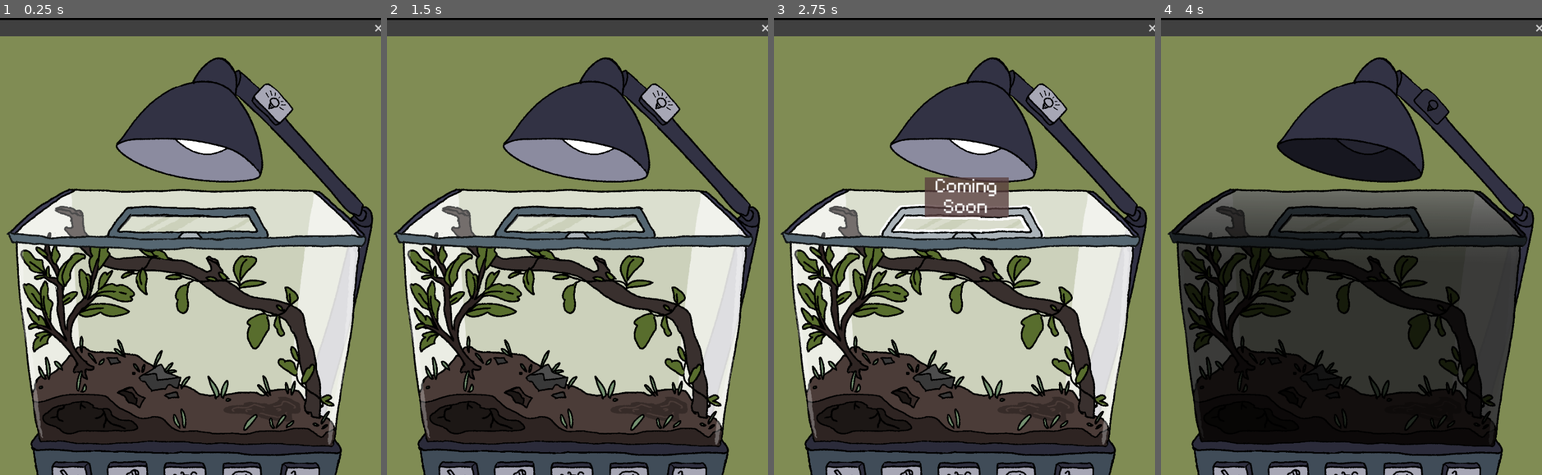
Above: before the commit, frames 1-4 (left to right).
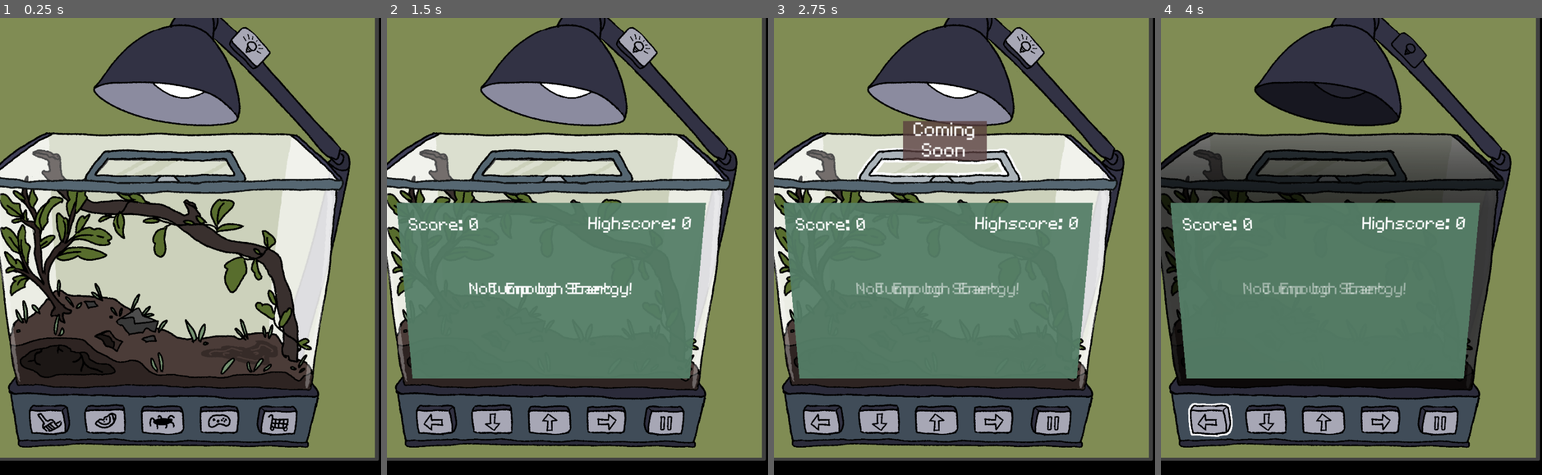
Above: after the commit, the same moments.

Repository: kayillustrations/Insectapet
Game: Godot game, scene res://windows/desktop.tscn
Same seed, same stepped clock (60 frames per second), same inputs: the game is played once before the commit and once after it. This scene is started directly instead of the project's main scene. The engine's default icon, where the game draws it, is replaced by a stand-in: a white triangle on a blue panel in a dark square.
Inputs (mouse positions are in pixels of both pictures, inside the frame that each line leads up to; where the layout moved, square brackets give the same spot in the first picture):
- Up to frame 1 (0.25 s): no input
- Up to frame 2 (1.5 s): click (493, 420) at 0.52 s; click (607, 420) at 1.27 s
- Up to frame 3 (2.75 s): click (941, 136) [964, 196] at 2 s
- Up to frame 4 (4 s): click (1412, 49) [1435, 104] at 2.75 s; click (1210, 420) at 3.52 s

The runs differ from the first frame. In frame 1, 69% of the frame differs, in the area x 0-100%, y 0-100%; in frame 2, 76%; in frame 3, 76%; in frame 4, 75%.
Error before the commit: Cannot call method 'find_parent' on a null value. (res://windows/window_base.gd:33)
Error after the commit: Invalid call. Nonexistent function 'Activated' in base 'Nil'. (res://ui/game_inputs.gd:36)

Commit message:
oof debugging

Diff:
--- a/_autoload/exports.gd
+++ b/_autoload/exports.gd
@@ -33,11 +33,13 @@
 	GameManager.EditStat("Happiness",1)
 
 func _on_hunger_timeout() -> void:
+	if GameManager.isPaused: return
 	if GameManager.habitat_stats["hasFood"] && GameManager.current_stats["Stage"] != 0:
 		GameManager.EditStat("Hunger",-5)
 	else: GameManager.EditStat("Hunger",3)
 
 func _on_energy_timeout() -> void:
+	if GameManager.isPaused: return
 	if GameManager.habitat_stats["isLampOn"] == true:
 		if GameManager.current_stats["Hunger"] < 25:
 			GameManager.EditStat("Energy",2)
@@ -46,14 +48,17 @@
 	pass # Replace with function body.
 
 func _on_cleanliness_timeout() -> void:
+	if GameManager.isPaused: return
 	GameManager.EditHabitat("Cleanliness", 1)
 	pass # Replace with function body.
 
 func _on_hydration_timeout() -> void:
+	if GameManager.isPaused: return
 	GameManager.EditHabitat("Hydration", 1)
 	pass # Replace with function body.
 
 func _on_life_span_timeout() -> void:
+	if GameManager.isPaused: return
 	if GameManager.current_stats["Stage"] == 3: return
 	GameManager.EditStat("XP",-5)
 	LifeSpanTimer()
--- a/determine_type.gd
+++ b/determine_type.gd
@@ -14,8 +14,8 @@
 	else:
 		GameManager.isEmbed = false
 		get_window().min_size = Vector2(1,1)
+		get_window().content_scale_size = Vector2(1,1)
 		get_window().reset_size()
-		get_window().size_changed.emit()
 		get_tree().change_scene_to_file("res://windows/mini_habitat.tscn")
 
 func CheckForOverride():
--- a/project.godot
+++ b/project.godot
@@ -35,7 +35,6 @@
 window/size/always_on_top=true
 window/size/no_focus=true
 window/size/sharp_corners=true
-window/subwindows/embed_subwindows=false
 window/stretch/mode="viewport"
 window/per_pixel_transparency/allowed=true
 
--- a/saves/save.cfg
+++ b/saves/save.cfg
@@ -2,20 +2,20 @@
 
 habitat_locations={
 "Bug": Vector2i(0, 0),
-"FullHabitat": Vector2i(3037, 378),
+"FullHabitat": Vector2i(3022, 658),
 "MiniHabitat": Vector2i(3732, 1992)
 }
-current_path_location=0.25
+current_path_location=0.72
 current_stats={
-"Energy": 97,
-"Happiness": 48,
-"Hunger": 63,
+"Energy": 93,
+"Happiness": 44,
+"Hunger": 33,
 "Stage": 1,
-"XP": 20
+"XP": 30
 }
 habitat_stats={
-"Cleanliness": 42,
-"Hydration": 85,
+"Cleanliness": 28,
+"Hydration": 61,
 "hasFood": false,
 "isBugReleased": false,
 "isLampOn": true
--- a/ui/gain_bug.gd
+++ b/ui/gain_bug.gd
@@ -69,3 +69,4 @@
 	jars = $HBoxContainer.get_children()
 	for i in jars.size():
 		jars[i].disabled = false
+	GameManager.isPaused = false
--- a/ui/release_anim.gd
+++ b/ui/release_anim.gd
@@ -8,3 +8,7 @@
 func StartAnim(bug_node:Node2D):
 	bug_node.reparent(bug_goes_here,false)
 	visible = true
+
+
+
+	GameManager.isPaused = false
--- a/windows/desktop.gd
+++ b/windows/desktop.gd
@@ -1 +1,29 @@
 extends WindowBase
+
+func _ready() -> void:
+	#WindowManager.main_window = self
+	#OverrideSettings()
+	#
+	pass
+
+func OverrideSettings():
+	get_window().gui_embed_subwindows = false
+	get_window().mode = Window.MODE_WINDOWED
+	get_window().position = position
+	get_window().borderless = true
+	get_window().unresizable = true
+	get_window().always_on_top = true
+	get_window().unfocusable = true
+	get_window().sharp_corners = true
+	get_window().mouse_passthrough = true
+	#[display]
+	#window/size/width=750
+	#window/size/height=900
+	#mode=1
+	#resizable=false
+	#borderless=true
+	#top=true
+	#no_focus=true
+	#sharp_corner=true
+	#embed=false
+	pass
--- a/windows/desktop.tscn
+++ b/windows/desktop.tscn
@@ -1,9 +1,10 @@
 [gd_scene load_steps=3 format=3 uid="uid://ggob1vpx47ii"]
 
-[ext_resource type="Script" uid="uid://df6v28qcvafv0" path="res://windows/window_base.gd" id="1_j64pl"]
+[ext_resource type="Script" uid="uid://duo2hxpnwmj17" path="res://windows/desktop.gd" id="1_gexfd"]
 [ext_resource type="PackedScene" uid="uid://r2tsosqw2in3" path="res://windows/embed.tscn" id="2_j64pl"]
 
-[node name="FullHabitat" type="Window"]
+[node name="FullHabitat" type="Window" node_paths=PackedStringArray("move_button")]
+auto_translate_mode = 1
 transparent_bg = true
 mode = 2
 position = Vector2i(0, 36)
@@ -14,7 +15,10 @@
 always_on_top = true
 transparent = true
 sharp_corners = true
-script = ExtResource("1_j64pl")
+script = ExtResource("1_gexfd")
+anchor_position = "Center"
+move_button = NodePath("Embed/Control/ColorRect/Panel/Move")
+move_buffer = 0.15
 
 [node name="Shape" type="Polygon2D" parent="."]
 position = Vector2(-30.3843, 0.120316)
--- a/windows/embed.gd
+++ b/windows/embed.gd
@@ -48,6 +48,7 @@
 	%Game.DecideGame()
 
 func ResetBug():
+	GameManager.isPaused = true
 	#turn off screen
 	%MainButtons._on_info_toggled(false)
 	%MainButtons.info.button_pressed = false
@@ -66,6 +67,7 @@
 
 
 func NewBugScreen(activate:bool):
+	GameManager.isPaused = true
 	GameManager.isNewBug = activate
 	%Bug.visible = !activate
 	%GainBug.visible = activate
--- a/windows/mini_habitat.tscn
+++ b/windows/mini_habitat.tscn
@@ -28,6 +28,7 @@
 mode = 0
 size = Vector2i(110, 110)
 unfocusable = false
+min_size = Vector2i(1, 1)
 script = ExtResource("2_l2vge")
 anchor_position = "BotR"
 move_button = NodePath("Shape/ColorRect2/MarginContainer/Panel/TextureButton")
